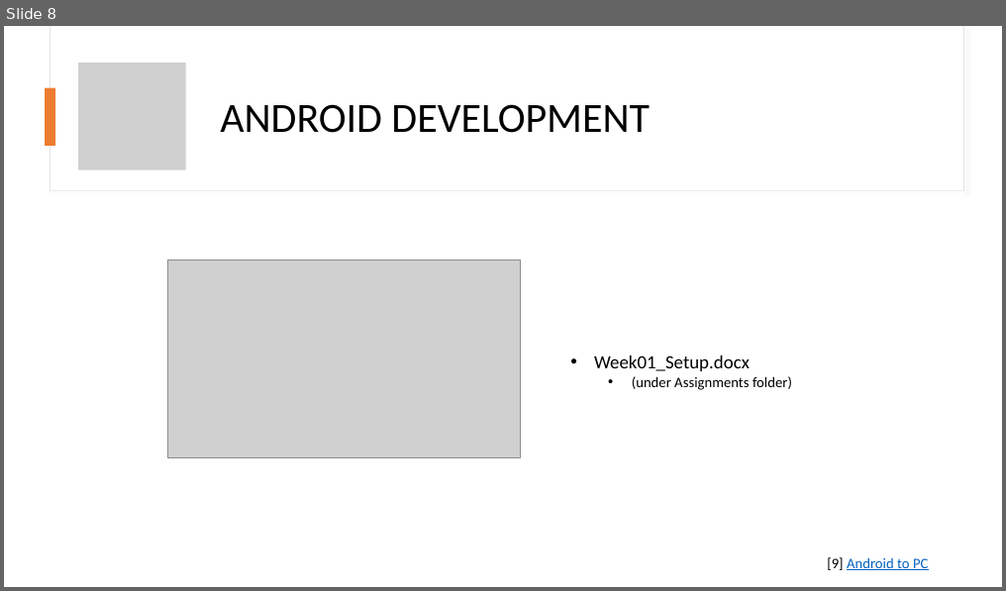
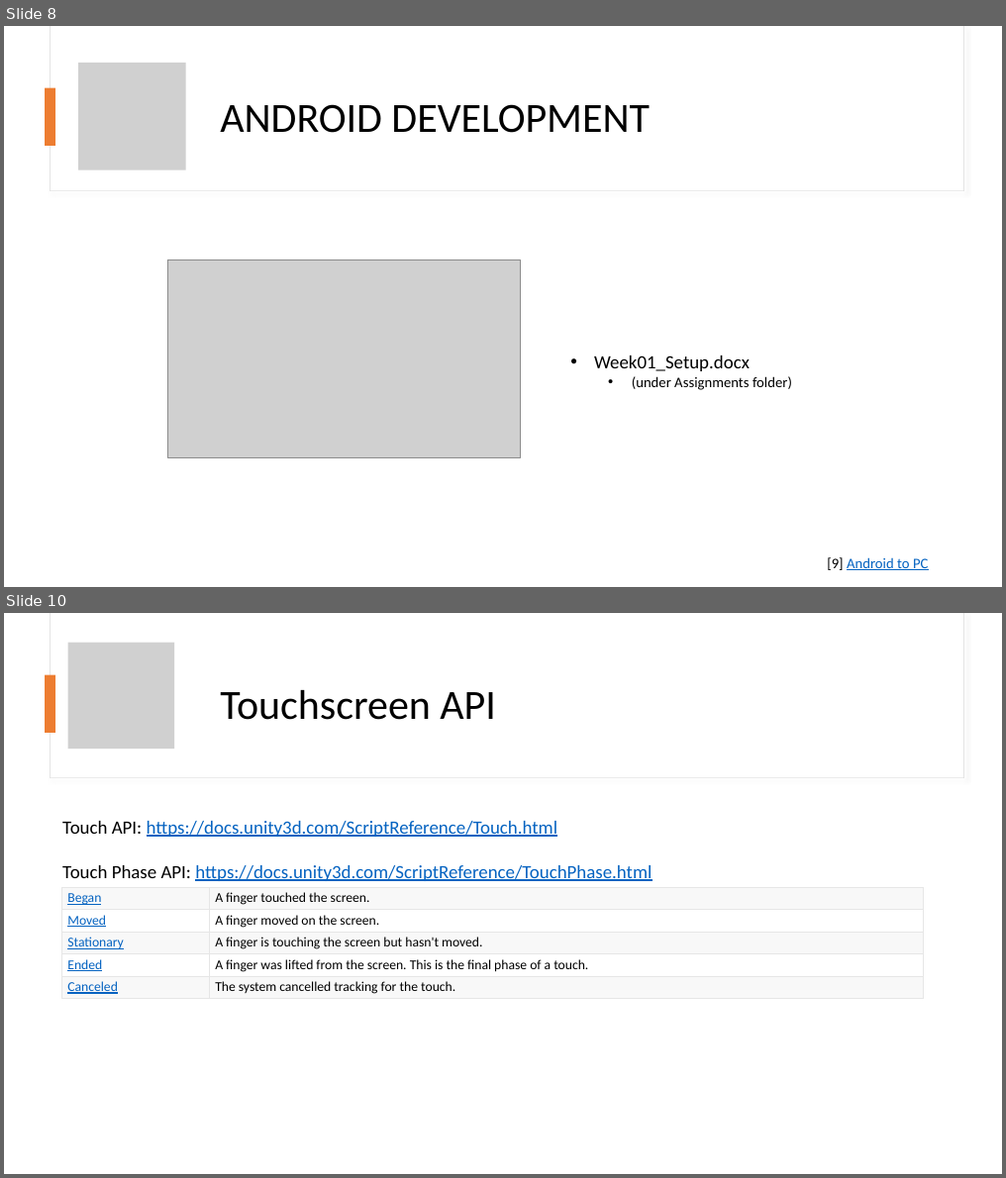
Before and after one commit to AGGP-NHTI/AGGP231c, a slide deck: Assignments/Week01/Presentation_WEEK01.pptx. Shown one above the other, each under a label of ours: slide 8 before the commit, slides 8 and 10 after it; the slides between them are not shown. The pictures are 1006x591 and 1006x1178 pixels, drawn with LibreOffice and Linux fonts; fonts in the diff are those of the drawing; grey boxes stand for pictures. Boxes give left, top, right and bottom in pixels: in the first picture for what was removed or moved away, otherwise in the second. Text is boxed around its words. In the diff, an @@ line names an element or a change of style, - is before the commit and + after.

```diff
--- a/Assignments/Week01/Presentation_WEEK01.pptx
+++ b/Assignments/Week01/Presentation_WEEK01.pptx
@@ slide 10 added at (4, 613, 1002, 1174), background #FFFFFF @@
@@ rectangle added at (50, 613, 963, 778), fill #FFFFFF, outline #E1E1E1 0.75 pt @@
@@ rectangle added at (51, 613, 963, 777), fill #FFFFFF @@
@@ picture added at (68, 642, 174, 749) @@
@@ rectangle added at (46, 675, 55, 733), fill #ED7D31 @@
@@ title added at (220, 690, 495, 720), 40 pt, text #000000 @@
+Touchscreen API
@@ text added at (62, 821, 651, 881), 18 pt, text #0563C1, underline @@
+Touch API: https://docs.unity3d.com/ScriptReference/Touch.html
+Touch Phase API: https://docs.unity3d.com/ScriptReference/TouchPhase.html
@@ table added at (62, 888, 924, 998), 5 rows, 2 columns @@
+Began | A finger touched the screen.
+Moved | A finger moved on the screen.
+Stationary | A finger is touching the screen but hasn't moved.
+Ended | A finger was lifted from the screen. This is the final phase of a touch.
+Canceled | The system cancelled tracking for the touch.
```
Also in this commit, not shown: 2 slides changed, 2 other files.
